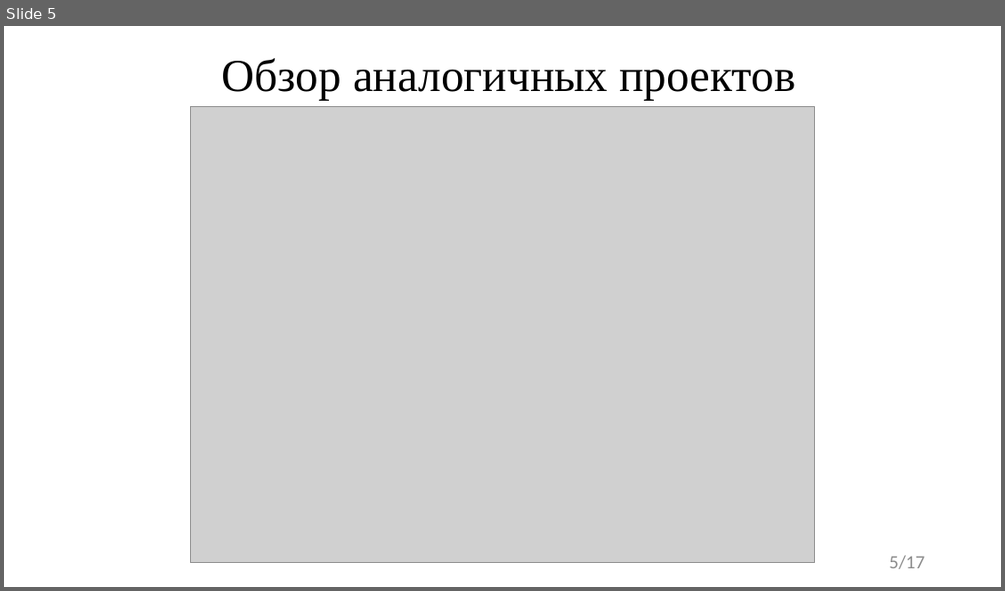
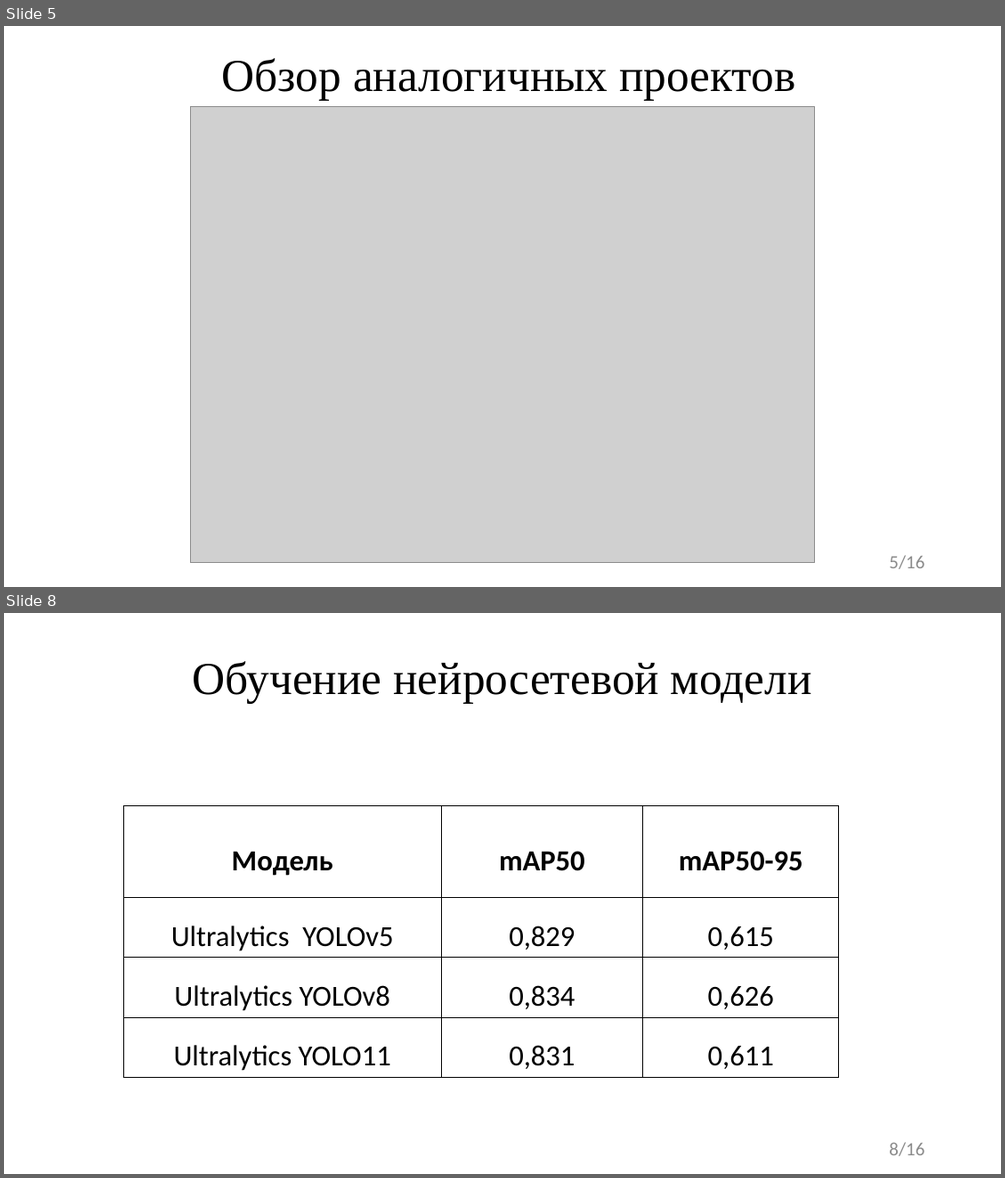
Before and after one commit to FaceMan01/Homework, a slide deck: ВКР/Презентация ВКР.pptx. Shown one above the other, each under a label of ours: slide 5 before the commit, slides 5 and 8 after it; the slides between them are not shown. The pictures are 1005x591 and 1005x1178 pixels, drawn with LibreOffice and Linux fonts; fonts in the diff are those of the drawing; grey boxes stand for pictures. Boxes give left, top, right and bottom in pixels: in the first picture for what was removed or moved away, otherwise in the second. Text is boxed around its words. In the diff, an @@ line names an element or a change of style, - is before the commit and + after.

```diff
--- a/ВКР/Презентация ВКР.pptx
+++ b/ВКР/Презентация ВКР.pptx
@@ slide 8 added at <box>4,613,1001,1174</box>, background #FFFFFF @@
@@ title added at <box>192,661,812,703</box>, 44 pt, text #000000 @@
+Обучение нейросетевой модели
@@ table added at <box>123,806,840,1078</box>, 4 rows, 3 columns @@
+Модель | mAP50 | mAP50-95
+Ultralytics YOLOv5 | 0,829 | 0,615
+Ultralytics YOLOv8 | 0,834 | 0,626
+Ultralytics YOLO11 | 0,831 | 0,611
@@ page number added at <box>889,1142,924,1156</box>, 18 pt, text #8C8C8C @@
+8/16
@@ page number at <box>889,555,924,569</box>: text changed @@
-5/17
+5/16
```
Also in this commit, not shown: 4 slides changed, 8 other slides added, 6 slides removed, 2 other files.
